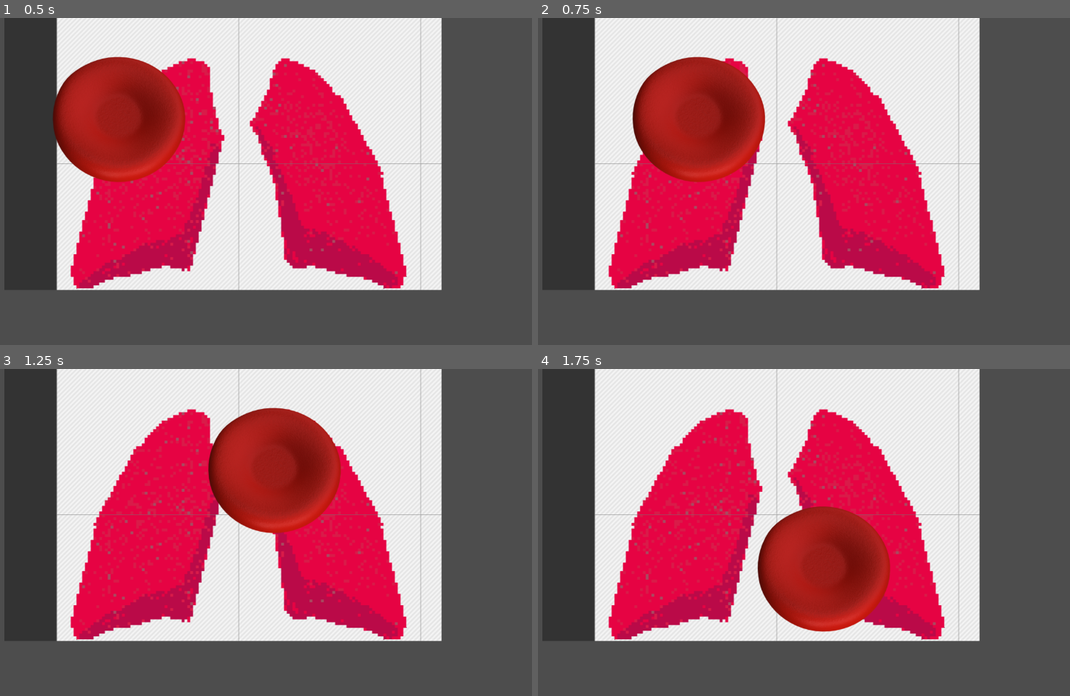
Above: before the commit, frames 1-4 (two rows, left to right).
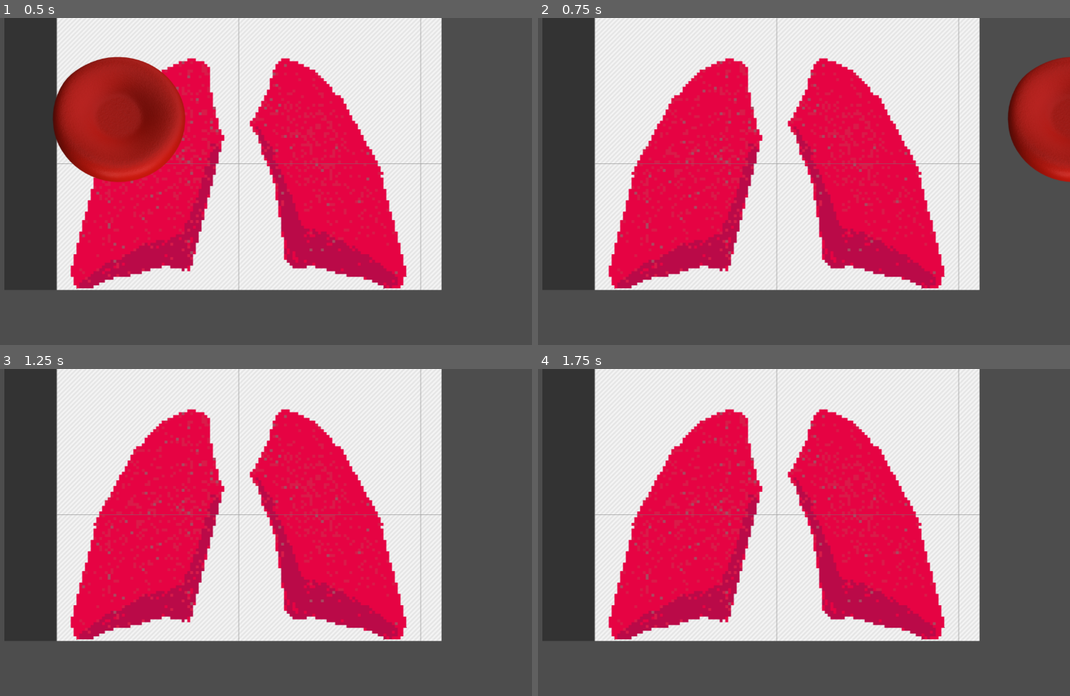
Above: after the commit, the same moments.

Repository: Fran0004/Malaga_jam
Game: Godot game, scene res://Prefabs/Testing.tscn
The game is run twice, just before and just after one commit, with the same random seed, the same clock (stepped at 60 frames per second) and the same inputs. Before the commit the project has no main scene; this scene is started directly in both runs.
Inputs:
- Up to frame 1 (0.5 s): no input
- Up to frame 2 (0.75 s): tap Enter at 0.5 s; hold D (move_right) from 0.53 s (still down); tap E (trade) at 0.6 s
- Up to frame 3 (1.25 s): keep holding D (move_right)
- Up to frame 4 (1.75 s): release D (move_right) at 1.28 s; hold S (move_down) from 1.28 s (still down); tap E (trade) at 1.35 s

Frame 1 is identical in both runs. In frame 2, 11% of the frame differs, in the area x 17-100%, y 11-51%; in frame 3, 7.5%; in frame 4, 7.5%.
Error in both runs: Invalid call. Nonexistent function 'trade_organ' in base 'Node (Game_Manager.gd)'. (res://Scripts/Player/player.gd:28)

Commit message:
Creado el menu principal y cambio de escena

Diff:
--- /dev/null
+++ b/Assets/Theme/MainMenuTheme.tres
@@ -0,0 +1,11 @@
+[gd_resource type="Theme" load_steps=3 format=3 uid="uid://vydp5cpe6ed"]
+
+[ext_resource type="FontFile" uid="uid://kt7i38xc2dx" path="res://Assets/Fonts/Pixelout Personal Use Only.ttf" id="1_xve2r"]
+
+[sub_resource type="StyleBoxFlat" id="StyleBoxFlat_wpmjk"]
+bg_color = Color(0.6, 0.6, 0.6, 0)
+
+[resource]
+Button/font_sizes/font_size = 64
+Button/fonts/font = ExtResource("1_xve2r")
+Button/styles/normal = SubResource("StyleBoxFlat_wpmjk")
--- a/Prefabs/player.tscn
+++ b/Prefabs/player.tscn
@@ -10,6 +10,7 @@
 [node name="Player" type="CharacterBody2D"]
 texture_filter = 1
 script = ExtResource("1_bsxht")
+SPEED = 5000.0
 
 [node name="Player Image" type="Sprite2D" parent="."]
 texture = ExtResource("1_1opac")
--- /dev/null
+++ b/Scenes/game_scene.tscn
@@ -0,0 +1,3 @@
+[gd_scene format=3 uid="uid://dgr40cv7cm0oe"]
+
+[node name="Main" type="Node2D"]
--- /dev/null
+++ b/Scenes/main_menu.tscn
@@ -0,0 +1,73 @@
+[gd_scene load_steps=5 format=3 uid="uid://b3jlbpgmk8ie7"]
+
+[ext_resource type="FontFile" uid="uid://djgnsrux2m0cq" path="res://Assets/Fonts/Mleitod Personal Use Only.ttf" id="1_qxm0b"]
+[ext_resource type="Script" path="res://Scripts/main_menu.gd" id="1_uxo7o"]
+[ext_resource type="Theme" uid="uid://vydp5cpe6ed" path="res://Assets/Theme/MainMenuTheme.tres" id="2_bb0k8"]
+
+[sub_resource type="LabelSettings" id="LabelSettings_scnmp"]
+font = ExtResource("1_qxm0b")
+font_size = 196
+font_color = Color(1, 0.180392, 0.290196, 1)
+outline_size = 2
+outline_color = Color(1, 0.109804, 0.678431, 1)
+shadow_color = Color(0.517647, 0, 0, 1)
+
+[node name="MainMenu" type="Control"]
+texture_filter = 1
+layout_mode = 3
+anchors_preset = 15
+anchor_right = 1.0
+anchor_bottom = 1.0
+grow_horizontal = 2
+grow_vertical = 2
+script = ExtResource("1_uxo7o")
+
+[node name="Title" type="Label" parent="."]
+texture_filter = 1
+layout_mode = 1
+anchors_preset = 5
+anchor_left = 0.5
+anchor_right = 0.5
+offset_left = -442.0
+offset_top = 123.0
+offset_right = -198.0
+offset_bottom = 219.0
+grow_horizontal = 2
+text = "Glob
+"
+label_settings = SubResource("LabelSettings_scnmp")
+
+[node name="Title2" type="Label" parent="."]
+texture_filter = 1
+layout_mode = 1
+anchors_preset = 5
+anchor_left = 0.5
+anchor_right = 0.5
+offset_left = 60.0
+offset_top = 244.0
+offset_right = 559.0
+offset_bottom = 440.0
+grow_horizontal = 2
+text = "Rush
+"
+label_settings = SubResource("LabelSettings_scnmp")
+
+[node name="PlayButton" type="Button" parent="."]
+layout_mode = 0
+offset_left = 290.0
+offset_top = 476.0
+offset_right = 466.0
+offset_bottom = 551.0
+theme = ExtResource("2_bb0k8")
+text = "Play"
+
+[node name="OptionsButton" type="Button" parent="."]
+offset_left = 573.0
+offset_top = 624.0
+offset_right = 884.0
+offset_bottom = 672.0
+theme = ExtResource("2_bb0k8")
+theme_override_font_sizes/font_size = 48
+text = "OPTIONS"
+
+[connection signal="pressed" from="PlayButton" to="." method="_on_play_button_pressed"]
--- /dev/null
+++ b/Scripts/main_menu.gd
@@ -0,0 +1,8 @@
+extends Control
+
+
+
+
+
+func _on_play_button_pressed() -> void:
+	get_tree().change_scene_to_file("res://Scenes/game_scene.tscn")
--- a/project.godot
+++ b/project.godot
@@ -11,6 +11,7 @@
 [application]
 
 config/name="Malaga_jam"
+run/main_scene="res://Scenes/main_menu.tscn"
 config/features=PackedStringArray("4.3", "Forward Plus")
 config/icon="res://icon.svg"
 
Binary file added: Assets/Fonts/Mleitod Personal Use Only.ttf
Not shown, added: Assets/Fonts/Mleitod Personal Use Only.ttf.import
Binary file added: Assets/Fonts/Pixelout Personal Use Only.ttf
Not shown, added: Assets/Fonts/Pixelout Personal Use Only.ttf.import
Binary file added: Assets/Sprites/Character/button_bubble.png
Not shown, added: Assets/Sprites/Character/button_bubble.png.import
Binary file changed: Assets/Sprites/Character/tecla_E_bubble.png
Not shown, added: Assets/Sprites/Character/button_bubble
